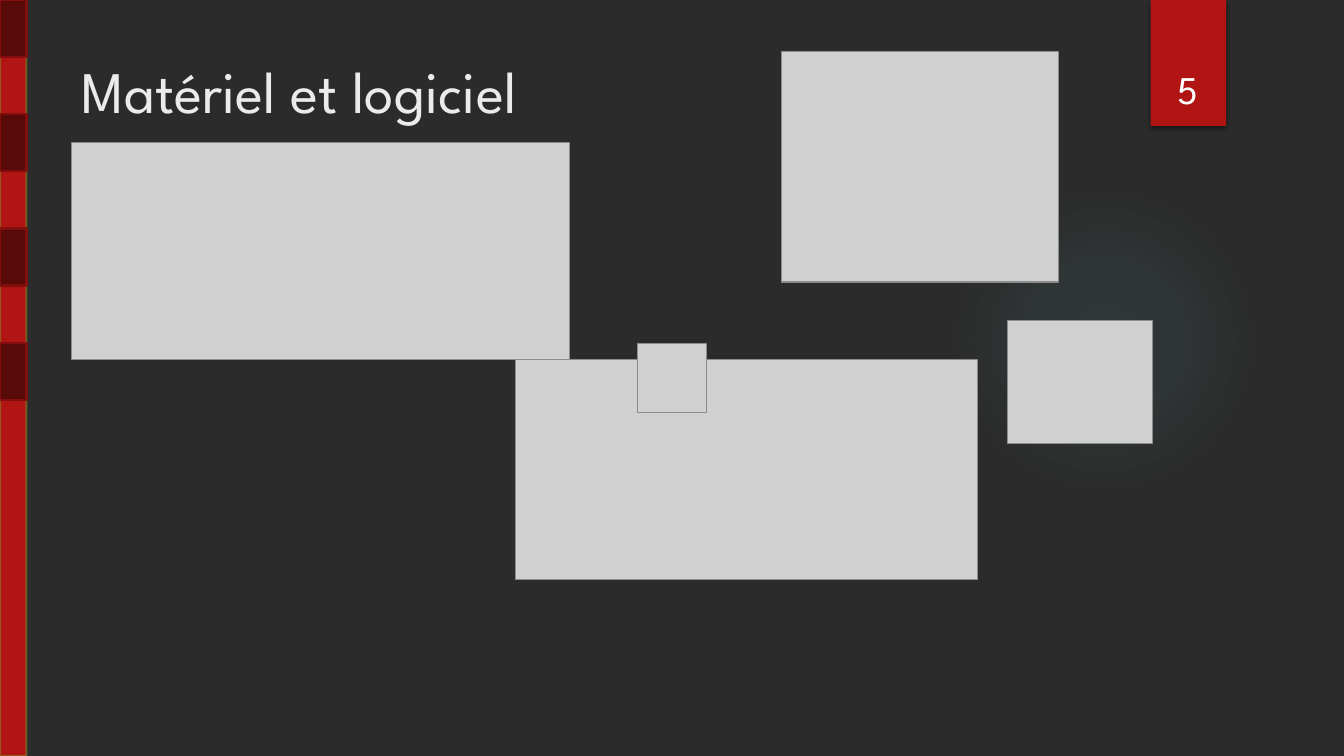
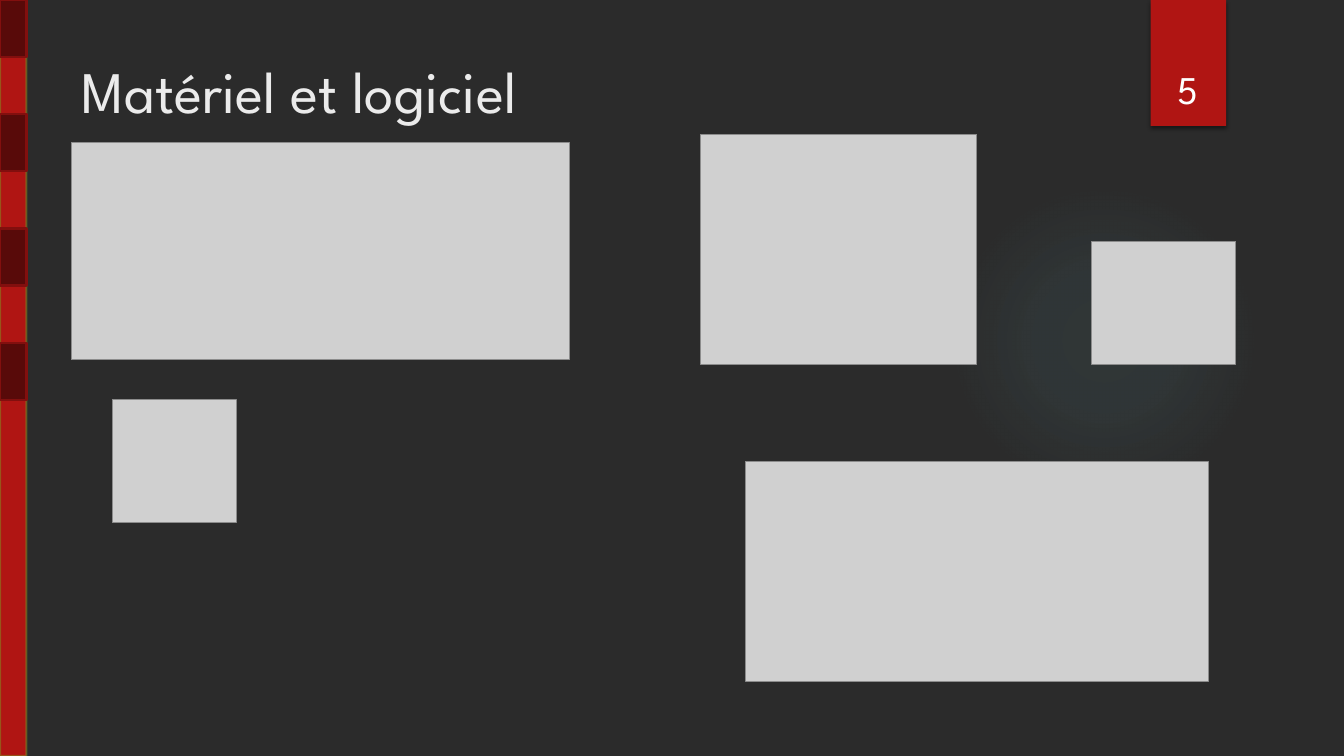
Before and after one commit to lucasminaud/projet_sfl5_serre_automatique, a slide deck: slide 5 of Partie personnelle Lucas MINAUD/revue/Projet SFL5 revue 2.pptx. Drawn at 1344x756 pixels with LibreOffice and Linux fonts; fonts in the diff are those of the drawing; grey boxes stand for pictures; background and template pictures are left out; a plain dark background stands for a picture behind light text. Boxes give left, top, right and bottom in pixels: in the first picture for what was removed or moved away, otherwise in the second. Text is boxed around its words. In the diff, an @@ line names an element or a change of style, - is before the commit and + after.

```diff
--- a/Partie personnelle Lucas MINAUD/revue/Projet SFL5 revue 2.pptx
+++ b/Partie personnelle Lucas MINAUD/revue/Projet SFL5 revue 2.pptx
@@ picture: place and size @@
-picture at <box>782,52,1059,282</box>
+picture at <box>701,134,977,364</box>
@@ picture: place and size @@
-picture at <box>1008,321,1152,444</box>
+picture at <box>1092,241,1236,364</box>
@@ picture removed at <box>638,344,707,412</box> @@
@@ picture added at <box>113,400,237,523</box> @@
@@ picture: place and size @@
-picture at <box>515,360,978,580</box>
+picture at <box>746,462,1209,682</box>
```
Also in this commit, not shown: 1 other slide changed, 1 other file.
